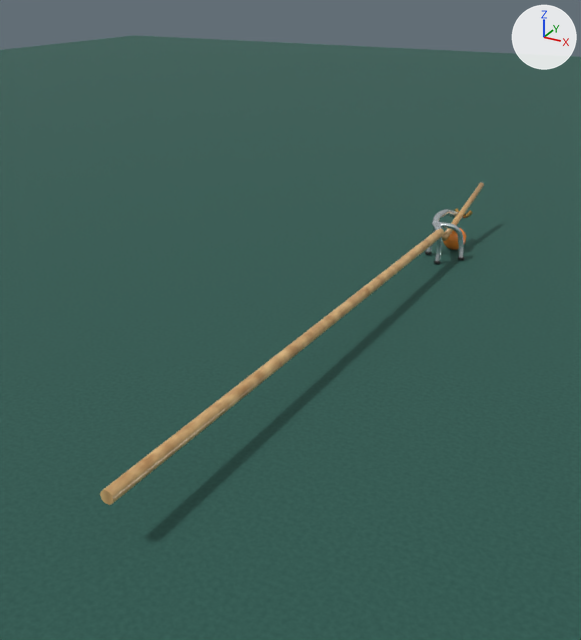
Renders of the Blender file art/equipment/swan-neck-rest.blend from each side of a commit.
Both versions are drawn from a 50 mm camera at (0.561, -1.827, 0.64) aimed at (-0.087, -0.649, 0.051). Lighting does not change. The marker at upper right points along +X, +Y and +Z. The older version comes first.

Script lines for the objects in view, before the commit:
```python
ob_ash_rest_handle = bpy.data.objects.new('Ash rest handle', cu_ash_rest_handle)
ob_ash_rest_handle.location = (0.0, 0.0, 0.0)
ob_baize = bpy.data.objects.new('Baize', me_baize)
ob_baize.location = (0.0, 0.0, 0.0)
ob_ball_under_projecting_neck = bpy.data.objects.new('Ball under projecting neck', me_sphere_003)
ob_ball_under_projecting_neck.location = (0.0, 0.029, 0.029)
ob_ball_under_projecting_neck.scale = (0.0286, 0.0286, 0.0286)
ob_cue_shaft = bpy.data.objects.new('Cue shaft', me_cue_shaft)
ob_cue_shaft.location = (0.0, 0.074, 0.082)
ob_cue_shaft.rotation_euler = (-1.341, 0.0, 0.0)  # degrees (-77, 0, 0)
ob_rear_foot_002 = bpy.data.objects.new('Rear foot.002', cu_rear_foot_002)
ob_rear_foot_002.location = (0.0, 0.0, 0.0)
```
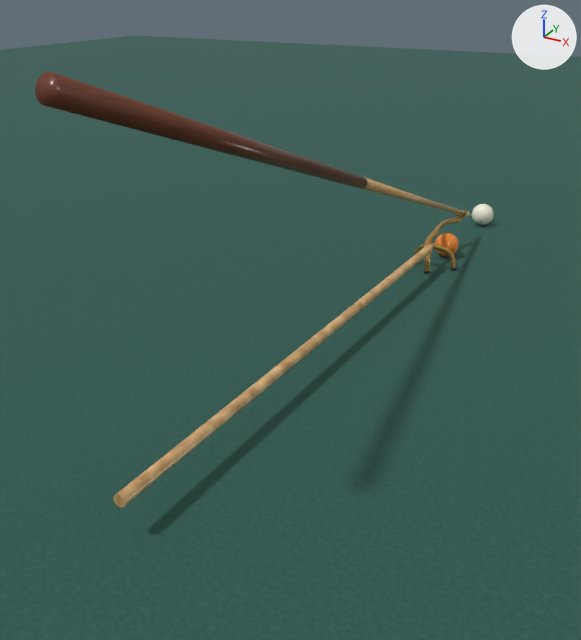
The change, as a diff of the scene's bpy script:
```diff
--- a/art/equipment/swan-neck-rest.blend.py
+++ b/art/equipment/swan-neck-rest.blend.py
@@ mat_rosewood @@
+mat_rosewood = bpy.data.materials.new('Rosewood')
+# nodes: BsdfPrincipled, Bump, OutputMaterial, TexCoord, TexNoise, ValToRGB, VectorMath
+# colours: dark red #3c1812, brown #8e4a2c
@@ cu_ash_rest_handle @@
 cu_ash_rest_handle.dimensions = '3D'
-_sp = cu_ash_rest_handle.splines.new('BEZIER'); _sp.bezier_points.add(3)
-_sp.bezier_points.foreach_set('co', [0.0, -0.086, 0.075, 0.0, -0.19, 0.075, 0.0, -0.61, 0.075, 0.0, -1.25, 0.075])
-_sp.bezier_points.foreach_set('handle_left', [0.0, -0.0454, 0.075, 0.0, -0.149, 0.075, 0.0, -0.446, 0.075, 0.0, -1.0, 0.075])
-_sp.bezier_points.foreach_set('handle_right', [0.0, -0.127, 0.075, 0.0, -0.354, 0.075, 0.0, -0.86, 0.075, 0.0, -1.5, 0.075])
-for _p, _l, _r in zip(_sp.bezier_points, ['AUTO', 'AUTO', 'AUTO', 'AUTO'], ['AUTO', 'AUTO', 'AUTO', 'AUTO']): _p.handle_left_type = _l; _p.handle_right_type = _r
+_sp = cu_ash_rest_handle.splines.new('BEZIER'); _sp.bezier_points.add(2)
+_sp.bezier_points.foreach_set('co', [0.0, -0.157, 0.057, 0.0, -0.23, 0.057, 0.0, -1.23, 0.057])
+_sp.bezier_points.foreach_set('handle_left', [0.0, -0.128, 0.057, 0.0, -0.201, 0.057, 0.0, -0.84, 0.057])
+_sp.bezier_points.foreach_set('handle_right', [0.0, -0.186, 0.057, 0.0, -0.373, 0.057, 0.0, -1.62, 0.057])
+for _p, _l, _r in zip(_sp.bezier_points, ['AUTO', 'AUTO', 'AUTO'], ['AUTO', 'AUTO', 'AUTO']): _p.handle_left_type = _l; _p.handle_right_type = _r
 _sp.resolution_u = 14
@@ cu_ash_rest_handle @@
 cu_ash_rest_handle.bevel_resolution = 5
-cu_ash_rest_handle.bevel_depth = 0.01
+cu_ash_rest_handle.bevel_depth = 0.009
 cu_ash_rest_handle.resolution_u = 14
@@ ob_ball_under_projecting_neck @@
-ob_ball_under_projecting_neck = bpy.data.objects.new('Ball under projecting neck', me_sphere_003)
@@ ob_rear_foot_002 @@
-ob_rear_foot_002 = bpy.data.objects.new('Rear foot.002', cu_rear_foot_002)
@@ ob_cue_shaft @@
-ob_cue_shaft = bpy.data.objects.new('Cue shaft', me_cue_shaft)
@@ ob_dark_butt @@
+ob_dark_butt = bpy.data.objects.new('Dark butt', me_dark_butt)  # 128 vertices, 66 faces; spans x -0.016..0.016, y -0.016..0.016, z 0.71..1.47
+ob_dark_butt.location = (0.0, 0.124, 0.065)
+ob_dark_butt.rotation_euler = (1.243, 0.0, 0.0)  # degrees (71, 0, 0)
@@ ob_maple_shaft @@
+ob_maple_shaft = bpy.data.objects.new('Maple shaft', me_parallel_shaft_section_and_butt_taper)  # 192 vertices, 130 faces; spans x -0.01..0.01, y -0.01..0.01, z 0.018..0.71
+ob_maple_shaft.location = (0.0, 0.124, 0.065)
+ob_maple_shaft.rotation_euler = (1.243, 0.0, 0.0)  # degrees (71, 0, 0)
@@ ob_cue_ball @@
+ob_cue_ball = bpy.data.objects.new('Cue ball', me_sphere_004)  # 1298 vertices, 1344 faces; spans x -1.0..1.0, y -1.0..1.0, z -1.0..1.0; in mat_polished_ivory_resin (pale yellow #f5f0dd)
+ob_cue_ball.location = (0.0, 0.267, 0.029)
+ob_cue_ball.scale = (0.0286, 0.0286, 0.0286)
@@ ob_intervening_ball @@
+ob_intervening_ball = bpy.data.objects.new('Intervening ball', me_sphere_003_1)  # 1298 vertices, 1344 faces; spans x -1.0..1.0, y -1.0..1.0, z -1.0..1.0; in mat_amber_object_ball (orange #f18b32)
+ob_intervening_ball.location = (0.0, -0.029, 0.029)
+ob_intervening_ball.scale = (0.0286, 0.0286, 0.0286)
```

Boxes [x1, y1, x2, y2] around the edits, measured in the pictures (581 x 640 px):
'Ash rest handle', reshaped (7% narrower): before [100, 228, 444, 505]; after [113, 245, 433, 508]
'Dark butt', added (brown): after [35, 72, 367, 189]
'Maple shaft', added (brown): after [363, 178, 468, 216]
'Cue ball', added: after [472, 204, 493, 225]
'Intervening ball', added: after [435, 233, 459, 257]
'Cue shaft', deleted: before [442, 182, 484, 241]
'Ball under projecting neck', deleted: before [443, 228, 466, 250]
'Rear foot.002', deleted: before [432, 222, 442, 261]
